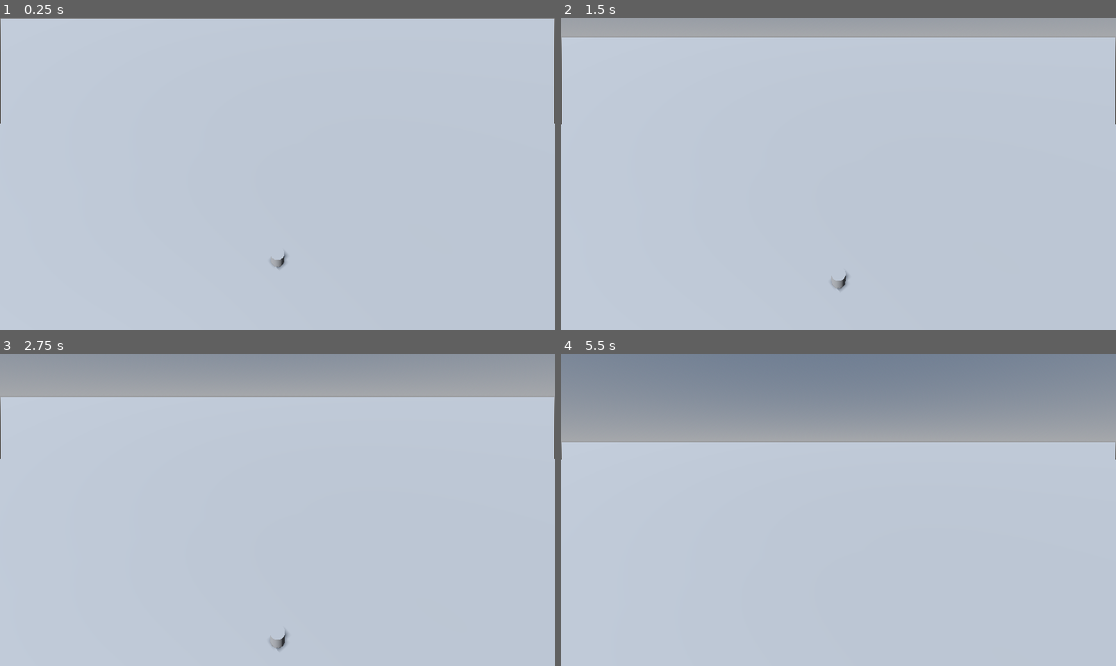
Above: before the commit, frames 1-4 (two rows, left to right).
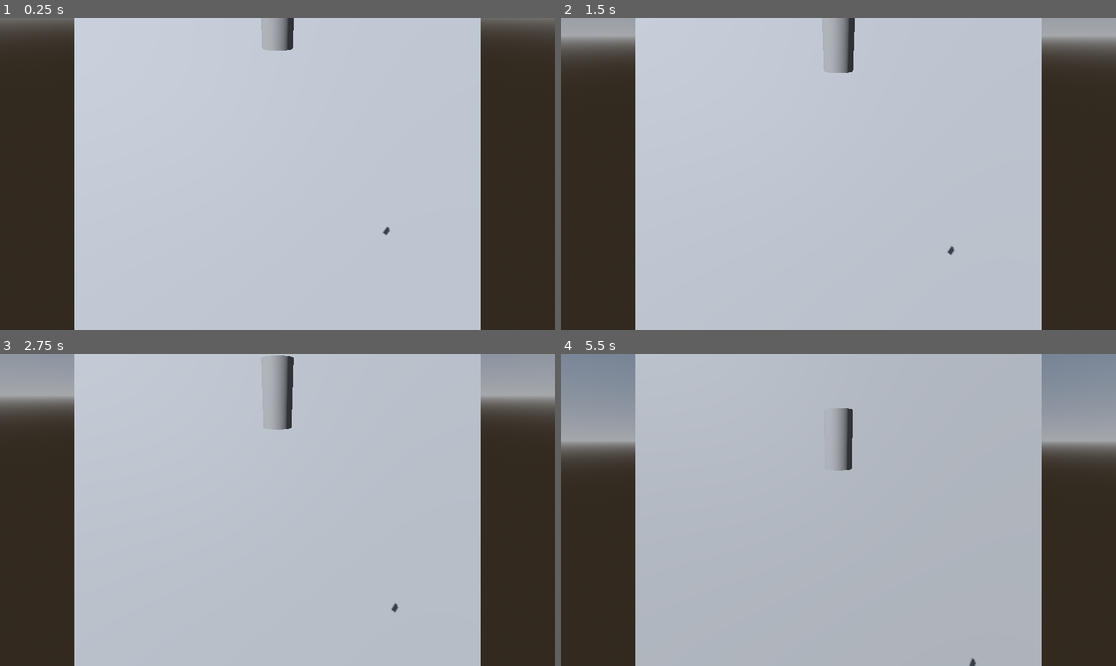
Above: after the commit, the same moments.

Repository: MadMcCrow/NAVIS
Game: Godot game, scene res://world.tscn
Two runs of this game, one before a commit and one after it. Both use one fixed random seed, a clock stepped at 60 frames per second and the inputs below.
Inputs:
- Up to frame 1 (0.25 s): no input
- Up to frame 2 (1.5 s): no input
- Up to frame 3 (2.75 s): no input
- Up to frame 4 (5.5 s): no input

The runs differ from the first frame. In frame 1, 27% of the frame differs, in the area x 0-100%, y 0-100%; in frame 2, 30%; in frame 3, 33%; in frame 4, 45%.

Commit message:
WIP water for boat

Diff:
--- a/navis/shader/water.gdshader
+++ /dev/null
@@ -1,9 +0,0 @@
-shader_type spatial;
-
-vec4 col = vec4(0.f, 0.f, 0.f, 0.f);
-
-void vertex() {
-}
-
-void fragment() {
-}
--- /dev/null
+++ b/navis/water/water.gdshader
@@ -0,0 +1,67 @@
+shader_type spatial;
+
+// water noise
+uniform sampler2D noise;
+
+const vec3 RIGHT	= vec3(1.f,0.f,0.f);
+const vec3 UP 		= vec3(0.f,1.f,0.f);
+const vec3 UP_MASK	= vec3(1.f,0.f,1.f);
+
+varying vec2 tex_position;
+
+mat4 rotation_matrix(vec3 axis, float angle)
+{
+    axis = normalize(axis);
+    float s = sin(angle);
+    float c = cos(angle);
+    float oc = 1.0 - c;
+    mat4 matrix;
+	matrix[0] = vec4(oc * axis.x * axis.x + c,           oc * axis.x * axis.y - axis.z * s,  oc * axis.z * axis.x + axis.y * s,  0.0);
+    matrix[1] = vec4(oc * axis.x * axis.y + axis.z * s,  oc * axis.y * axis.y + c,           oc * axis.y * axis.z - axis.x * s,  0.0);
+    matrix[2] = vec4(oc * axis.z * axis.x - axis.y * s,  oc * axis.y * axis.z + axis.x * s,  oc * axis.z * axis.z + c,           0.0);
+	matrix[3] = vec4(0.0,                                0.0,                                0.0,                                1.0);
+	return matrix;
+}
+
+vec4 rotate(vec4 vector, vec3 axis, float angle)
+{
+	axis = normalize(axis);
+	return rotation_matrix(axis, angle) * vector;
+}
+
+vec3 project_to_y(vec3 position, vec3 vector) {
+	float delta 	= -position.y / vector.y;
+	return position + delta * vector;
+}
+
+float wave(vec2 world_pos)
+{
+	return 0.f;
+}
+
+void vertex() {
+	// view infos :
+	//float fov    = 2.0 * atan( 1.0 / PROJECTION_MATRIX[1][1] ); // * 180.0 / PI;
+	//float aspect =  PROJECTION_MATRIX[1][1] / PROJECTION_MATRIX[0][0];
+    // go to vec4 for operations
+	vec4 pos = vec4(VERTEX,1.f);
+	// Wave effect
+	vec3 world_pos = (pos * MODEL_MATRIX).xyz;
+	float height   = wave(world_pos.xz); // y is up
+	// get angle with camera
+	vec3 cam_forward = normalize((vec4(0.f,0.f,1.f,1.f) * VIEW_MATRIX).xyz);
+	vec3 forward     = normalize(cam_forward.xyz * UP_MASK);
+	float theta      = acos(dot(cam_forward, forward));
+	// adapt to screen
+	pos *= VIEW_MATRIX;
+	pos = rotate(pos,RIGHT,-1.f * theta);ds
+	//pos *= PROJECTION_MATRIX;
+	pos.xyz = pos.zyx;
+	// apply to vertex
+	VERTEX = pos.xyz;
+	VERTEX.y += height;
+}
+
+void fragment() {
+	// NORMALMAP = texture(normalmap, tex_position).xyz;
+}
--- /dev/null
+++ b/navis/water/water_material.tres
@@ -0,0 +1,7 @@
+[gd_resource type="ShaderMaterial" load_steps=2 format=3 uid="uid://ds7ml83054m6s"]
+
+[ext_resource type="Shader" path="res://water/water.gdshader" id="1_8wyes"]
+
+[resource]
+render_priority = 0
+shader = ExtResource("1_8wyes")
--- a/navis/world.tscn
+++ b/navis/world.tscn
@@ -1,7 +1,6 @@
-[gd_scene load_steps=13 format=3 uid="uid://cx1rw3ukqmfwo"]
+[gd_scene load_steps=11 format=3 uid="uid://cx1rw3ukqmfwo"]
 
-[ext_resource type="Script" path="res://script/water_node.gd" id="1_stf8e"]
-[ext_resource type="Script" path="res://script/water.gd" id="2_rf8o4"]
+[ext_resource type="Material" uid="uid://ds7ml83054m6s" path="res://water/water_material.tres" id="1_1ncaf"]
 
 [sub_resource type="Animation" id="Animation_nn8uq"]
 length = 0.001
@@ -40,20 +39,13 @@
 "lift": SubResource("Animation_vf3mt")
 }
 
-[sub_resource type="ShaderMaterial" id="ShaderMaterial_2xran"]
-
-[sub_resource type="ArrayMesh" id="ArrayMesh_sdv88"]
-_surfaces = [{
-"aabb": AABB(-1023.33, 0, -1680.94, 2046.66, 1e-05, 772.42),
-"attribute_data": PackedByteArray(0, 0, 128, 63, 0, 0, 128, 63, 0, 0, 0, 0, 0, 0, 128, 63, 0, 0, 128, 63, 0, 0, 0, 0, 0, 0, 0, 0, 0, 0, 0, 0),
-"format": 4119,
-"index_count": 6,
-"index_data": PackedByteArray(0, 0, 1, 0, 2, 0, 1, 0, 3, 0, 2, 0),
-"primitive": 3,
-"vertex_count": 4,
-"vertex_data": PackedByteArray(2, 213, 127, 196, 0, 0, 0, 0, 248, 29, 210, 196, 255, 127, 255, 255, 255, 255, 255, 191, 147, 126, 9, 196, 0, 0, 0, 0, 8, 33, 99, 196, 255, 127, 255, 255, 255, 255, 255, 191, 2, 213, 127, 68, 0, 0, 0, 0, 248, 29, 210, 196, 255, 127, 255, 255, 255, 255, 255, 191, 147, 126, 9, 68, 0, 0, 0, 0, 8, 33, 99, 196, 255, 127, 255, 255, 255, 255, 255, 191)
-}]
-script = ExtResource("2_rf8o4")
+[sub_resource type="PlaneMesh" id="PlaneMesh_ujwgf"]
+material = ExtResource("1_1ncaf")
+size = Vector2(100, 100)
+subdivide_width = 25
+subdivide_depth = 25
+center_offset = Vector3(0, 0, -50)
+orientation = 2
 
 [sub_resource type="ProceduralSkyMaterial" id="ProceduralSkyMaterial_7gbsp"]
 
@@ -71,7 +63,6 @@
 [node name="Node3D" type="Node3D"]
 
 [node name="Camera3D" type="Camera3D" parent="."]
-transform = Transform3D(1, 0, 0, 0, 0.798636, -0.601815, 0, 0.601815, 0.798636, 0, 14.6699, 0)
 current = true
 
 [node name="AnimationPlayer" type="AnimationPlayer" parent="Camera3D"]
@@ -80,12 +71,11 @@
 "": SubResource("AnimationLibrary_pp3a2")
 }
 
-[node name="Water" type="MeshInstance3D" parent="."]
-material_override = SubResource("ShaderMaterial_2xran")
-mesh = SubResource("ArrayMesh_sdv88")
-skeleton = NodePath("")
-script = ExtResource("1_stf8e")
-water_script = ExtResource("2_rf8o4")
+[node name="MeshInstance3D" type="MeshInstance3D" parent="Camera3D"]
+extra_cull_margin = 16384.0
+ignore_occlusion_culling = true
+mesh = SubResource("PlaneMesh_ujwgf")
+skeleton = NodePath("../..")
 
 [node name="WorldEnvironment" type="WorldEnvironment" parent="."]
 environment = SubResource("Environment_4cgeb")
Not shown, changed: .gitignore
Not shown, changed: flake.lock
Not shown, changed: flake.nix
